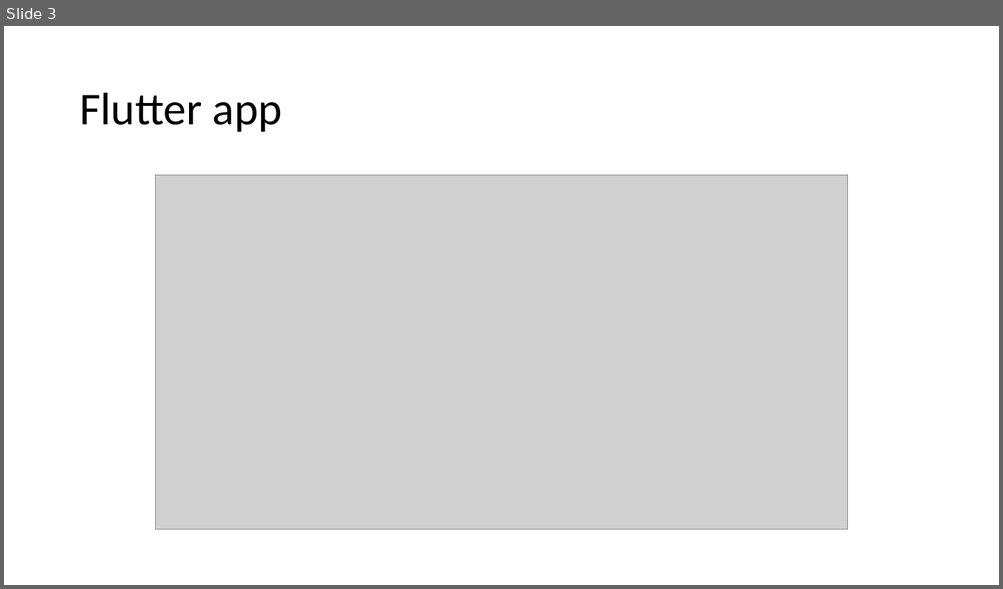
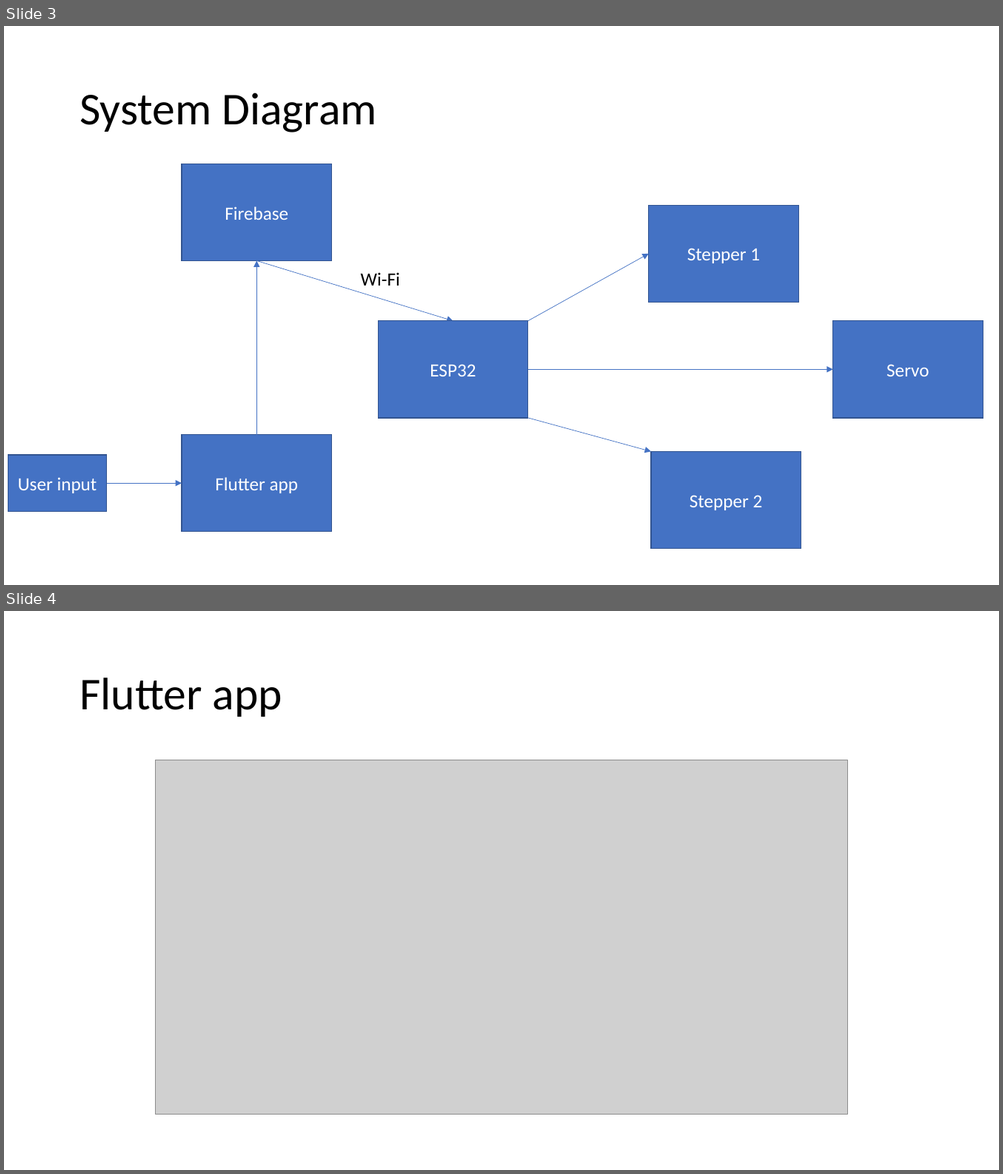
Before and after one commit to RonD101/PaintBot, a slide deck: assets/Peer review presentation.pptx. Shown one above the other, each under a label of ours: slide 3 before the commit, slides 3 and 4 after it. The pictures are 1003x589 and 1003x1174 pixels, drawn with LibreOffice and Linux fonts; fonts in the diff are those of the drawing; grey boxes stand for pictures. Boxes give left, top, right and bottom in pixels: in the first picture for what was removed or moved away, otherwise in the second. Text is boxed around its words. In the diff, an @@ line names an element or a change of style, - is before the commit and + after.

```diff
--- a/assets/Peer review presentation.pptx
+++ b/assets/Peer review presentation.pptx
@@ slide 3 added at <box>4,26,999,585</box>, background #FFFFFF @@
@@ title added at <box>79,93,376,133</box>, 44 pt, text #000000 @@
+System Diagram
@@ rectangle added at <box>182,164,332,261</box>, fill #4472C4, outline #325491 1 pt, 18 pt, text #FFFFFF @@
+Firebase
@@ rectangle added at <box>649,205,799,302</box>, fill #4472C4, outline #325491 1 pt, 18 pt, text #FFFFFF @@
+Stepper 1
@@ arrow added from (257, 435) to (257, 261), #4472C4 0.5 pt @@
@@ arrow added from (257, 261) to (453, 321), #4472C4 0.5 pt @@
@@ arrow added from (528, 321) to (649, 254), #4472C4 0.5 pt @@
@@ text added at <box>361,272,400,286</box>, 18 pt, text #000000 @@
+Wi-Fi
@@ rectangle added at <box>378,321,528,418</box>, fill #4472C4, outline #325491 1 pt, 18 pt, text #FFFFFF @@
+ESP32
@@ rectangle added at <box>833,321,983,418</box>, fill #4472C4, outline #325491 1 pt, 18 pt, text #FFFFFF @@
+Servo
@@ arrow added from (528, 370) to (833, 370), #4472C4 0.5 pt @@
@@ arrow added from (528, 418) to (651, 452), #4472C4 0.5 pt @@
@@ rectangle added at <box>182,435,332,532</box>, fill #4472C4, outline #325491 1 pt, 18 pt, text #FFFFFF @@
+Flutter app
@@ rectangle added at <box>8,456,106,512</box>, fill #4472C4, outline #325491 1 pt, 18 pt, text #FFFFFF @@
+User input
@@ rectangle added at <box>651,452,801,549</box>, fill #4472C4, outline #325491 1 pt, 18 pt, text #FFFFFF @@
+Stepper 2
@@ arrow added from (107, 483) to (182, 483), #4472C4 0.5 pt @@
@@ what was slide 3 is now slide 4 @@
```
Also in this commit, not shown: 5 slides changed, 1 other file.
